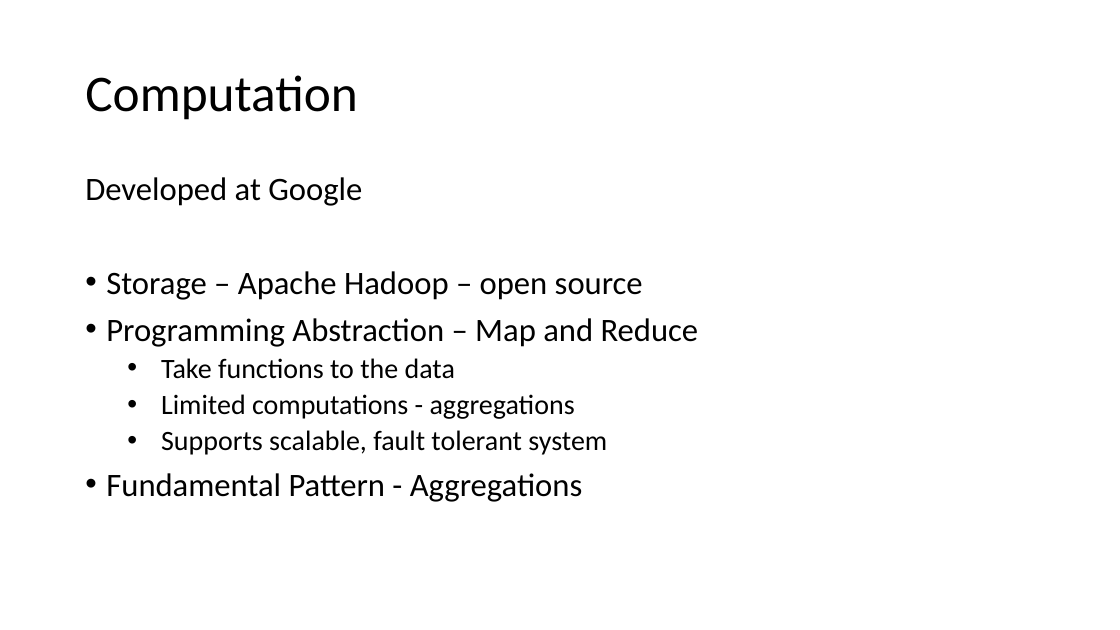
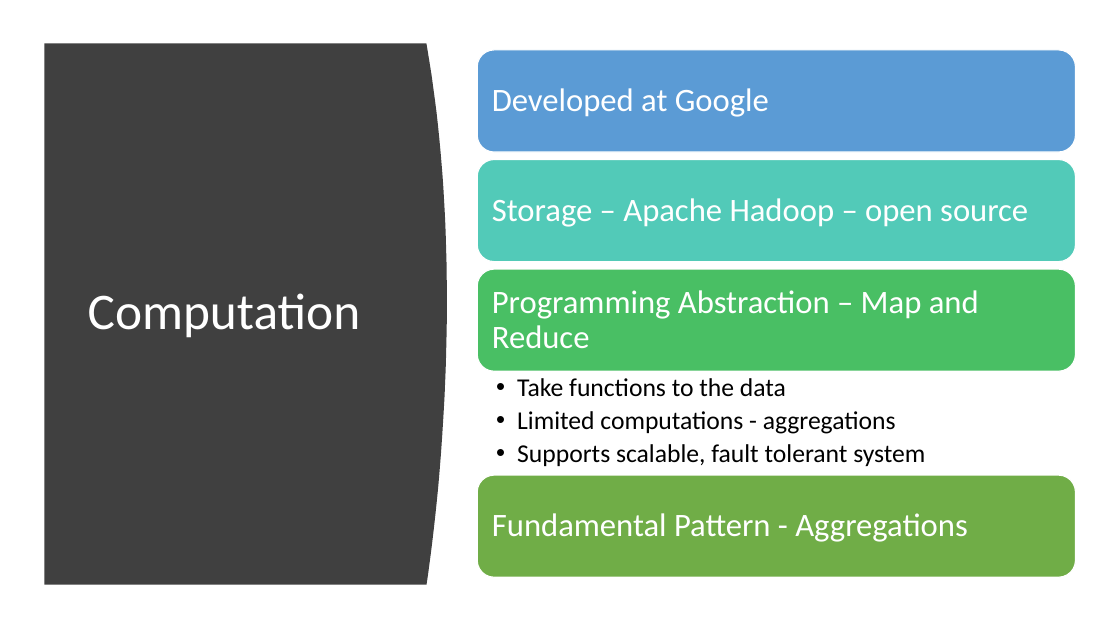
Before and after one commit to marilynwaldman/course, a slide deck: slide 7 of Hadoop/05-MapReduce.pptx (slide 5 before the commit). Drawn at 1120x630 pixels with LibreOffice and Linux fonts; fonts in the diff are those of the drawing. Boxes give left, top, right and bottom in pixels: in the first picture for what was removed or moved away, otherwise in the second. Text is boxed around its words. In the diff, an @@ line names an element or a change of style, - is before the commit and + after.

Commit message:
updated operating systems

```diff
--- a/Hadoop/05-MapReduce.pptx
+++ b/Hadoop/05-MapReduce.pptx
@@ freeform shape added at (45, 44, 447, 585), fill #404040 @@
@@ title "Computation": place and size @@
-title "Computation" at (85, 75, 358, 120)
+title "Computation" at (88, 293, 361, 338)
@@ title "Computation" at (88, 293, 361, 338): text colour #000000 to #FFFFFF @@
@@ text removed at (85, 177, 699, 502) @@
-Developed at Google
-• Storage – Apache Hadoop – open source
-• Programming Abstraction – Map and Reduce
-  • Take functions to the data
-  • Limited computations - aggregations
-  • Supports scalable, fault tolerant system
-• Fundamental Pattern - Aggregations
@@ group added at (477, 50, 1075, 578): 5 texts, 4 rounded rectangles @@
+Developed at Google
+Storage – Apache Hadoop – open source
+Programming Abstraction – Map and Reduce
+  • Take functions to the data
+  • Limited computations - aggregations
+  • Supports scalable, fault tolerant system
+Fundamental Pattern - Aggregations
```
Also in this commit, not shown: 8 other slides changed, 2 slides added, 1 slide removed, 3 other files.
